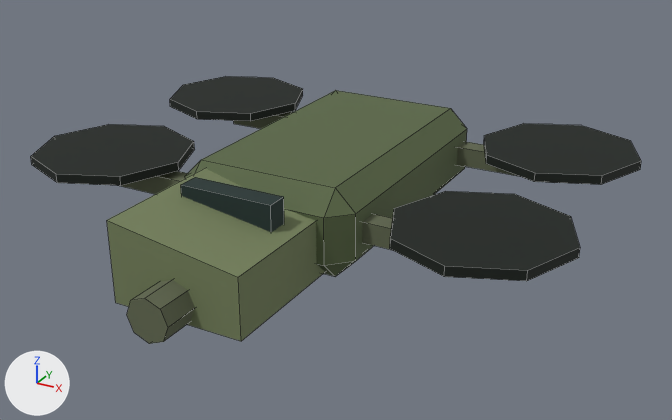
An edit to the OBJ model assets/models/enemies/drone.obj, drawn before and after from the same camera.
Both versions are drawn from a 50 mm lens placed at (2.71, -4.92, 2.19), pointed at (0.14, -0.24, -0.15). The axes (+X, +Y, +Z) are drawn at lower left. The lights are the same throughout. The first picture is the older version. Mesh edges are drawn as thin lines. Where no turn or scale is listed for an object, it has been applied to the vertices.

Names of what the first picture shows: 'Body.002', 'Rotor_00', 'Rotor_01', 'Rotor_02', 'Rotor_03'.
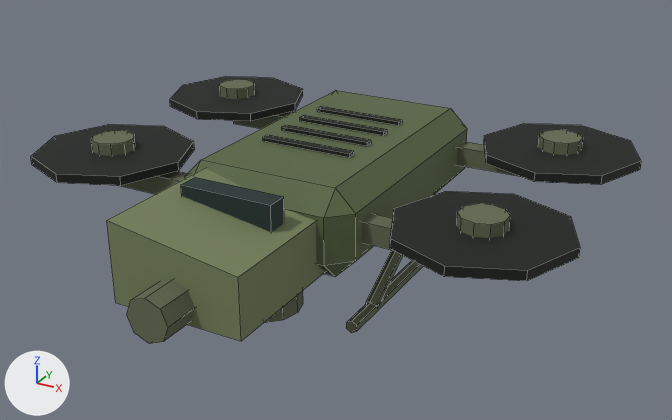
Location of each change, (x1, y1, x2, y2) in pixels of the pictures (672 x 420 px):
part 1 of me_body_002, added
    after: (346, 260, 423, 333)
part 2 of me_body_002, added
    after: (263, 135, 354, 157)
part 3 of me_body_002, added
    after: (282, 125, 371, 146)
part 4 of me_body_002, added
    after: (300, 115, 387, 135)
part 5 of me_body_002, added
    after: (317, 106, 402, 125)
part 6 of me_body_002, added
    after: (264, 291, 303, 323)
part 7 of me_body_002, added
    after: (366, 250, 403, 307)
part 8 of me_rotor_00, added (green)
    after: (91, 131, 135, 156)
part 9 of me_rotor_01, added (green)
    after: (457, 204, 510, 238)
part 10 of me_rotor_02, added (green)
    after: (220, 79, 255, 99)
part 11 of me_rotor_03, added (green)
    after: (538, 130, 583, 155)

Patch to the scene script:
```diff
--- a/assets/models/enemies/drone.obj.py
+++ b/assets/models/enemies/drone.obj.py
@@ me_body_002 @@
-me_body_002.from_pydata(...)  # 96 vertices, 78 faces; spans x -1.25..1.25, y -1.9..0.94, z -0.27..0.29
+me_body_002.from_pydata(...)  # 224 vertices, 162 faces; spans x -1.25..1.25, y -1.9..0.94, z -0.66..0.3
+# me_body_002 part 1: a new loose piece, a 6-sided cylinder along y spanning x 0.477..0.547, y -0.736..0.768, z -0.664..-0.584, in mat_militaryenemypalette (picture img_palette_png)
+# me_body_002 part 2: a new loose piece, a box spanning x -0.304..0.304, y -0.378..-0.326, z 0.28..0.302, in mat_militaryenemypalette (picture img_palette_png)
+# me_body_002 part 3: a new loose piece, a box spanning x -0.304..0.304, y -0.154..-0.102, z 0.28..0.302, in mat_militaryenemypalette (picture img_palette_png)
+# me_body_002 part 4: a new loose piece, a box spanning x -0.304..0.304, y 0.07..0.122, z 0.28..0.302, in mat_militaryenemypalette (picture img_palette_png)
+# me_body_002 part 5: a new loose piece, a box spanning x -0.304..0.304, y 0.294..0.346, z 0.28..0.302, in mat_militaryenemypalette (picture img_palette_png)
+# me_body_002 part 6: a new loose piece, a 12-sided cylinder along z spanning x -0.22..0.22, y -1.09..-0.64, z -0.54..-0.29, in mat_militaryenemypalette (picture img_palette_png)
+# me_body_002 part 7: 12 vertices added at x 0.48..0.55, y -0.5..0.37, z -0.64..-0.09
+# other edits to the shape of me_body_002 do not show in these pictures
 me_body_002.materials.append(mat_militaryenemypalette)
@@ me_rotor_00 @@
-me_rotor_00.from_pydata(...)  # 16 vertices, 10 faces; spans x -1.76..-0.736, y -1.184..-0.16, z 0.1..0.156
+me_rotor_00.from_pydata(...)  # 36 vertices, 22 faces; spans x -1.76..-0.736, y -1.184..-0.16, z 0.024..0.232
+# me_rotor_00 part 8: a new loose piece, a 10-sided cylinder along z spanning x -1.377..-1.119, y -0.808..-0.536, z 0.024..0.232, in mat_militaryenemypalette (picture img_palette_png)
 me_rotor_00.materials.append(mat_militaryenemypalette)
@@ me_rotor_01 @@
-me_rotor_01.from_pydata(...)  # 16 vertices, 10 faces; spans x 0.736..1.76, y -1.184..-0.16, z 0.1..0.156
+me_rotor_01.from_pydata(...)  # 36 vertices, 22 faces; spans x 0.736..1.76, y -1.184..-0.16, z 0.024..0.232
+# me_rotor_01 part 9: a new loose piece, a 10-sided cylinder along z spanning x 1.119..1.377, y -0.808..-0.536, z 0.024..0.232, in mat_militaryenemypalette (picture img_palette_png)
 me_rotor_01.materials.append(mat_militaryenemypalette)
@@ me_rotor_02 @@
-me_rotor_02.from_pydata(...)  # 16 vertices, 10 faces; spans x -1.76..-0.736, y 0.208..1.232, z 0.1..0.156
+me_rotor_02.from_pydata(...)  # 36 vertices, 22 faces; spans x -1.76..-0.736, y 0.208..1.232, z 0.024..0.232
+# me_rotor_02 part 10: a new loose piece, a 10-sided cylinder along z spanning x -1.377..-1.119, y 0.584..0.856, z 0.024..0.232, in mat_militaryenemypalette (picture img_palette_png)
 me_rotor_02.materials.append(mat_militaryenemypalette)
@@ me_rotor_03 @@
-me_rotor_03.from_pydata(...)  # 16 vertices, 10 faces; spans x 0.736..1.76, y 0.208..1.232, z 0.1..0.156
+me_rotor_03.from_pydata(...)  # 36 vertices, 22 faces; spans x 0.736..1.76, y 0.208..1.232, z 0.024..0.232
+# me_rotor_03 part 11: a new loose piece, a 10-sided cylinder along z spanning x 1.119..1.377, y 0.584..0.856, z 0.024..0.232, in mat_militaryenemypalette (picture img_palette_png)
 me_rotor_03.materials.append(mat_militaryenemypalette)
```
